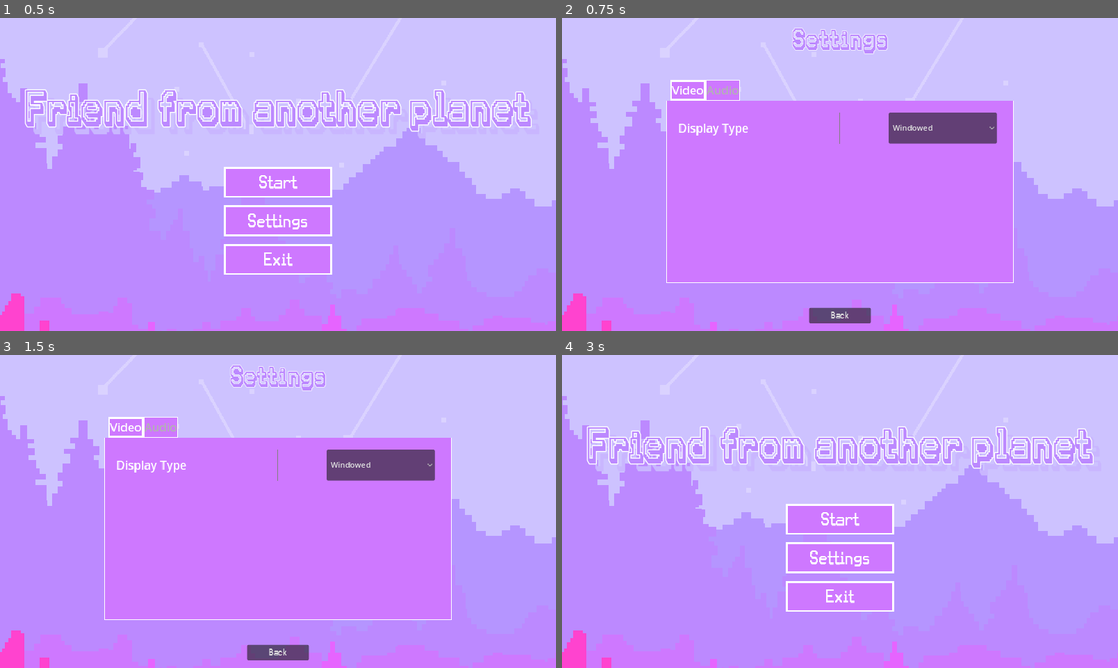
Above: before the commit, frames 1-4 (two rows, left to right).
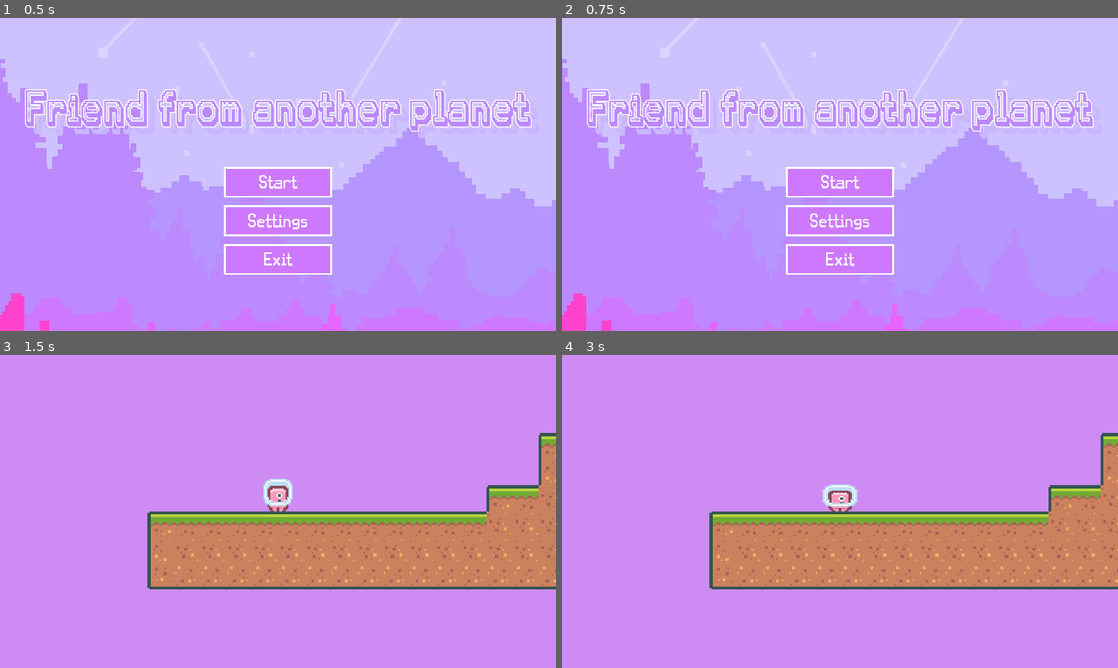
Above: after the commit, the same moments.

Repository: 3m1lija/FriendFromAnotherPlanet
Game: Godot game, scene res://scenes/main_menu/main_menu.tscn
The game is run twice, just before and just after one commit, with the same random seed, the same clock (stepped at 60 frames per second) and the same inputs.
Inputs (mouse positions are in pixels of both pictures, inside the frame that each line leads up to):
- Up to frame 1 (0.5 s): no input
- Up to frame 2 (0.75 s): click "Settings" at 0.5 s
- Up to frame 3 (1.5 s): click (278, 517) at 1.25 s, where only the run after the commit has a clickable "Start"
- Up to frame 4 (3 s): click (940, 464) at 2 s, where only the run before the commit has a clickable "Windowed"; click (840, 652) at 2.75 s, where only the run before the commit has a clickable "Back"

Frame 1 is identical in both runs. In frame 2, 28% of the frame differs, in the area x 4-96%, y 3-98%; in frame 3, 55%; in frame 4, 65%, in the area x 0-100%, y 0-100%.
Error after the commit: Invalid assignment of property or key 'visible' with value of type 'bool' on a base object of type 'null instance'. (res://scenes/main_menu/Editor.gd:31)

Commit message:
Patterns
Added Singleton pattern to the SaveManager class;
Trying to add observer pattern to the MainMenu class

Diff:
--- a/FriendFromAnotherPlanet/autoloads/SettingsManager.gd
+++ b/FriendFromAnotherPlanet/autoloads/SettingsManager.gd
@@ -27,15 +27,15 @@
 	on_display_type_selected.emit(index)
 
 
-func emit_on_master_sound_set(value: int) -> void:
+func emit_on_master_sound_set(value: float) -> void:
 	on_master_sound_set.emit(value)
 
 
-func emit_on_music_sound_set(value: int) -> void:
+func emit_on_music_sound_set(value: float) -> void:
 	on_music_sound_set.emit(value)
 
 
-func emit_on_sfx_sound_set(value: int) -> void:
+func emit_on_sfx_sound_set(value: float) -> void:
 	on_sfx_sound_set.emit(value)
 
 
--- /dev/null
+++ b/FriendFromAnotherPlanet/scenes/main_menu/BackToMainMenuListener.gd
@@ -0,0 +1,8 @@
+class_name BackToMainMenuListener
+
+extends EventListener
+
+
+func update(data):
+	# Business logic for play button press
+	print("Back to main menu")
--- /dev/null
+++ b/FriendFromAnotherPlanet/scenes/main_menu/Editor.gd
@@ -0,0 +1,45 @@
+class_name Editor
+
+extends EventManager
+
+@onready var play_button = $MarginContainer/HBoxContainer/VBoxContainer/Play_Button as Button
+@onready var settings_button = $MarginContainer/HBoxContainer/VBoxContainer/Settings_Button as Button
+@onready var exit_button = $MarginContainer/HBoxContainer/VBoxContainer/Exit_Button as Button
+@onready var settings_menu = $Settings_Menu as SettingsMenu
+@onready var margin_container = $MarginContainer as MarginContainer
+
+@onready var start_level = preload("res://scenes/main/Level1.tscn") as PackedScene
+
+var events : EventManager
+
+
+func _init():
+	events = EventManager.new()
+
+
+func _ready():
+	pass
+
+
+func on_start_pressed():
+	await get_tree().create_timer(0.1).timeout
+	get_tree().change_scene_to_packed(start_level)
+	events.notify("start", null)
+
+
+func on_settings_pressed():
+	margin_container.visible = false
+	settings_menu.set_process(true)
+	settings_menu.visible = true
+	events.notify("settings", null)
+
+
+func on_exit_pressed():
+	events.notify("exit", null)
+	get_tree().quit()
+
+
+func on_back_to_main_menu():
+	margin_container.visible = true
+	settings_menu.visible = false
+	events.notify("back_to_main_menu", null)
--- /dev/null
+++ b/FriendFromAnotherPlanet/scenes/main_menu/EventListener.gd
@@ -0,0 +1,9 @@
+class_name EventListener
+
+extends Node
+
+#Here's the subscriber interface. If your programming language
+#supports functional types, you can replace the whole
+#subscriber hierarchy with a set of functions.
+func update(filename):
+	pass
--- /dev/null
+++ b/FriendFromAnotherPlanet/scenes/main_menu/EventManager.gd
@@ -0,0 +1,22 @@
+class_name EventManager
+
+extends Node
+
+var listeners = {}
+
+
+func subscribe(event_type, listener):
+	if event_type not in listeners:
+		listeners[event_type] = []
+	listeners[event_type].append(listener)
+
+
+func unsubscribe(event_type, listener):
+	if event_type in listeners:
+		listeners[event_type].erase(listener)
+
+
+func notify(event_type, data):
+	if event_type in listeners:
+		for listener in listeners[event_type]:
+			listener.update(data)
--- /dev/null
+++ b/FriendFromAnotherPlanet/scenes/main_menu/ExitButtonListener.gd
@@ -0,0 +1,8 @@
+class_name ExitButtonListener
+
+extends EventListener
+
+
+func update(data):
+	# Business logic for play button press
+	print("Exit button pressed")
--- /dev/null
+++ b/FriendFromAnotherPlanet/scenes/main_menu/PlayButtonListener.gd
@@ -0,0 +1,8 @@
+class_name PlayButtonListener
+
+extends EventListener
+
+
+func update(data):
+	# Business logic for play button press
+	print("Play button pressed")
--- /dev/null
+++ b/FriendFromAnotherPlanet/scenes/main_menu/SettingsButtonListener.gd
@@ -0,0 +1,8 @@
+class_name SettingsButtonListener
+
+extends EventListener
+
+
+func update(data):
+	# Business logic for play button press
+	print("Settings button pressed")
--- a/FriendFromAnotherPlanet/scenes/main_menu/main_menu.gd
+++ b/FriendFromAnotherPlanet/scenes/main_menu/main_menu.gd
@@ -10,35 +10,49 @@
 
 @onready var start_level = preload("res://scenes/main/Level1.tscn") as PackedScene
 
+var editor = Editor.new()
 
 func _ready():
+	# Add editor to the scene tree
+	add_child(editor)
+
+	var play_button_listener = PlayButtonListener.new()
+	var settings_button_listener = SettingsButtonListener.new()
+	var exit_button_listener = ExitButtonListener.new()
+	var back_to_main_menu_listener = BackToMainMenuListener.new()
+
+	editor.events.subscribe("start", play_button_listener)
+	editor.events.subscribe("settings", settings_button_listener)
+	editor.events.subscribe("exit", exit_button_listener)
+	editor.events.subscribe("back_to_main_menu", back_to_main_menu_listener)
+
 	handle_connecting_signals()
 
 
-func on_start_pressed() -> void:
-	#change the main menu scene to level scene
-	await get_tree().create_timer(0.1).timeout
-	get_tree().change_scene_to_packed(start_level)
-
-
-func on_settings_pressed() -> void:
-	margin_container.visible = false
-	settings_menu.set_process(true)
-	settings_menu.visible = true
-
-
-func on_exit_pressed() -> void:
-	#get scene tree
-	get_tree().quit()
-
-
-func on_back_to_main_menu() -> void:
-	margin_container.visible = true
-	settings_menu.visible = false
-
-
+#func on_start_pressed() -> void:
+	##change the main menu scene to level scene
+	#await get_tree().create_timer(0.1).timeout
+	#get_tree().change_scene_to_packed(start_level)
+#
+#
+#func on_settings_pressed() -> void:
+	#margin_container.visible = false
+	#settings_menu.set_process(true)
+	#settings_menu.visible = true
+#
+#
+#func on_exit_pressed() -> void:
+	##get scene tree
+	#get_tree().quit()
+#
+#
+#func on_back_to_main_menu() -> void:
+	#margin_container.visible = true
+	#settings_menu.visible = false
+#
+#
 func handle_connecting_signals() -> void:
-	play_button.button_down.connect(on_start_pressed)
-	settings_button.button_down.connect(on_settings_pressed)
-	exit_button.button_down.connect(on_exit_pressed)
-	settings_menu.back_to_main_menu.connect(on_back_to_main_menu)
+	play_button.button_down.connect(editor.on_start_pressed)
+	settings_button.button_down.connect(editor.on_settings_pressed)
+	exit_button.button_down.connect(editor.on_exit_pressed)
+	settings_menu.back_to_main_menu.connect(editor.on_back_to_main_menu)
--- a/FriendFromAnotherPlanet/scenes/main_menu/main_menu.tscn
+++ b/FriendFromAnotherPlanet/scenes/main_menu/main_menu.tscn
@@ -1,10 +1,17 @@
-[gd_scene load_steps=22 format=3 uid="uid://ci4eoub17gxv2"]
+[gd_scene load_steps=29 format=3 uid="uid://ci4eoub17gxv2"]
 
 [ext_resource type="Script" path="res://scenes/main_menu/main_menu.gd" id="1_qqev1"]
 [ext_resource type="Texture2D" uid="uid://c2t23e27ghj03" path="res://assets/Backrounds/forest.png" id="2_o7ymy"]
 [ext_resource type="FontFile" uid="uid://d07ikgxccnwhy" path="res://assets/Font/karma/Karma Future.otf" id="3_3dw60"]
 [ext_resource type="FontFile" uid="uid://lydmiks4du7k" path="res://assets/Font/karma/Karma Suture.otf" id="4_51xea"]
-[ext_resource type="AudioStream" uid="uid://cebqf1ccjq381" path="res://assets/audio/music/Austėjukas.mp3" id="6_pnqp2"]
+[ext_resource type="AudioStream" uid="uid://cebqf1ccjq381" path="res://assets/Audio/music/Austėjukas.mp3" id="6_pnqp2"]
+[ext_resource type="Script" path="res://scenes/main_menu/EventManager.gd" id="7_ifhoj"]
+[ext_resource type="Script" path="res://scenes/main_menu/Editor.gd" id="8_bfmpv"]
+[ext_resource type="Script" path="res://scenes/main_menu/EventListener.gd" id="8_dfuft"]
+[ext_resource type="Script" path="res://scenes/main_menu/PlayButtonListener.gd" id="9_w7afx"]
+[ext_resource type="Script" path="res://scenes/main_menu/SettingsButtonListener.gd" id="10_j3goo"]
+[ext_resource type="Script" path="res://scenes/main_menu/ExitButtonListener.gd" id="11_73ixc"]
+[ext_resource type="Script" path="res://scenes/main_menu/BackToMainMenuListener.gd" id="12_32g7q"]
 [ext_resource type="PackedScene" uid="uid://er3g8on5o3r7" path="res://scenes/settings_menu/settings_menu.tscn" id="12_lajkb"]
 
 [sub_resource type="StyleBoxFlat" id="StyleBoxFlat_u6l3n"]
@@ -253,3 +260,24 @@
 volume_db = -30.0
 autoplay = true
 bus = &"Music"
+
+[node name="EventManager" type="Node" parent="."]
+script = ExtResource("7_ifhoj")
+
+[node name="Editor" type="Node" parent="EventManager"]
+script = ExtResource("8_bfmpv")
+
+[node name="EventListener" type="Node" parent="."]
+script = ExtResource("8_dfuft")
+
+[node name="PlayButtonListener" type="Node" parent="EventListener"]
+script = ExtResource("9_w7afx")
+
+[node name="SettingsButtonListener" type="Node" parent="EventListener"]
+script = ExtResource("10_j3goo")
+
+[node name="ExitButtonListener" type="Node" parent="EventListener"]
+script = ExtResource("11_73ixc")
+
+[node name="BackToMainMenuListener" type="Node" parent="EventListener"]
+script = ExtResource("12_32g7q")
--- a/FriendFromAnotherPlanet/scenes/player/Player.tscn
+++ b/FriendFromAnotherPlanet/scenes/player/Player.tscn
@@ -3,7 +3,7 @@
 [ext_resource type="Script" path="res://scenes/player/Player.gd" id="1_qkpir"]
 [ext_resource type="Texture2D" uid="uid://c3nvqgsbwhv3a" path="res://assets/Sprites/Characters/character_0004.png" id="2_m166b"]
 [ext_resource type="Texture2D" uid="uid://drk78cnbenmuq" path="res://assets/Sprites/Characters/character_0005.png" id="3_h8als"]
-[ext_resource type="AudioStream" uid="uid://ff2khhyhe5x0" path="res://assets/audio/sfx/jump.wav" id="4_44pl4"]
+[ext_resource type="AudioStream" uid="uid://ff2khhyhe5x0" path="res://assets/Audio/sfx/jump.wav" id="4_44pl4"]
 [ext_resource type="Script" path="res://scenes/player/ConcreteStrategyWalk.gd" id="5_mr1ot"]
 [ext_resource type="Script" path="res://scenes/player/ConcreteStrategyJump.gd" id="6_h3fv5"]
 [ext_resource type="Script" path="res://scenes/player/MoveStrategy.gd" id="7_uivjk"]
Not shown, changed: FriendFromAnotherPlanet/assets/Audio/sfx/jump.wav.import
Not shown, changed: FriendFromAnotherPlanet/assets/audio/music/Austėjukas.mp3.import
Not shown, changed: FriendFromAnotherPlanet/assets/audio/music/Rolemusic - The White Frame.mp3.import
Not shown, added: FriendFromAnotherPlanet/scenes/settings_menu/set749F.tmp
